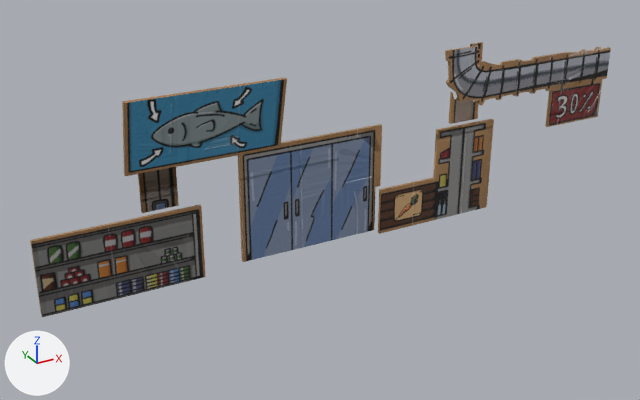
Renders of the FBX model HelpingHand_Unity/Assets/Models/Backgounds/BG_Market_VF.fbx from each side of a commit.
Both versions are drawn from a camera (50 mm lens) standing at (-7.32, -8.12, 7.31) and looking at (-0.63, 4.06, 1.22). The axes (+X, +Y, +Z) are drawn at lower left. The lights are the same throughout. The older version comes first.
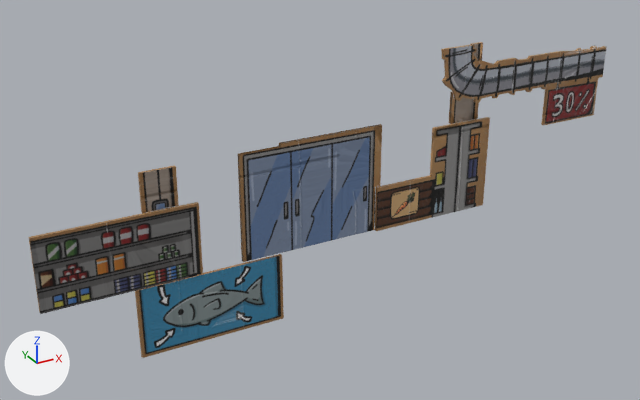
The change, as a diff of the scene's bpy script:
```diff
--- a/HelpingHand_Unity/Assets/Models/Backgounds/BG_Market_VF.fbx.py
+++ b/HelpingHand_Unity/Assets/Models/Backgounds/BG_Market_VF.fbx.py
@@ me_cube_033 @@
 me_cube_033.from_pydata(...)  # 70 vertices, 20 faces; spans x -3.78..2.53, y -0.03..0.03, z 0.17..3.29
 # used by ob_cube_022; location = (0.0, 3.93, 0.31)
+# me_cube_033 part 1
+# 5 faces are deleted
+# 5 new faces join them
+# me_cube_033 part 2
+# 5 faces are deleted
+# 5 new faces join them
 me_cube_033.materials.append(mat_market)
@@ ob_cube_007 @@
 ob_cube_007 = bpy.data.objects.new('Cube.007', me_cube_027)
-ob_cube_007.location = (0.0, 3.76, 0.31)
+ob_cube_007.location = (0.0, 3.87, 0.31)
@@ ob_cube_018 @@
 ob_cube_018 = bpy.data.objects.new('Cube.018', me_cube_037)
-ob_cube_018.location = (0.0, 4.39, 0.37)
-ob_cube_018.rotation_euler = (0.226, 0.0, 0.0)  # degrees (13, 0, 0)
+ob_cube_018.location = (0.0, 3.91, -2.86)
+ob_cube_018.rotation_euler = (-0.0114, 0.0, 0.0)  # degrees (-0.7, 0, 0)
```

Changed parts and their boxes (x1, y1, x2, y2) in the pictures (640 x 400 px; the box of a moved part takes in the faces that stretch with it):
'Cube.007', moved
    before: (30, 46, 611, 317)
    after: (29, 44, 606, 314)
'Cube.018', moved, turned
    before: (122, 77, 287, 176)
    after: (135, 254, 284, 358)
part 1 of me_cube_033, moved or reshaped
    both: (450, 42, 483, 124)
part 2 of me_cube_033, moved or reshaped
    both: (139, 125, 382, 262)
